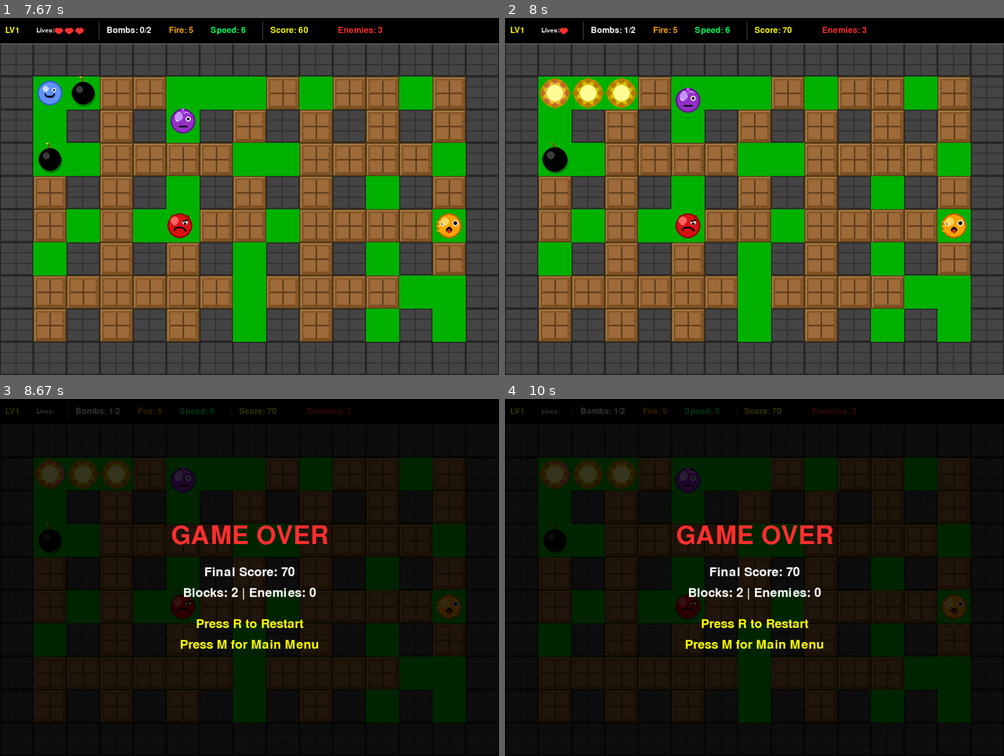
Above: before the commit, frames 1-4 (two rows, left to right).
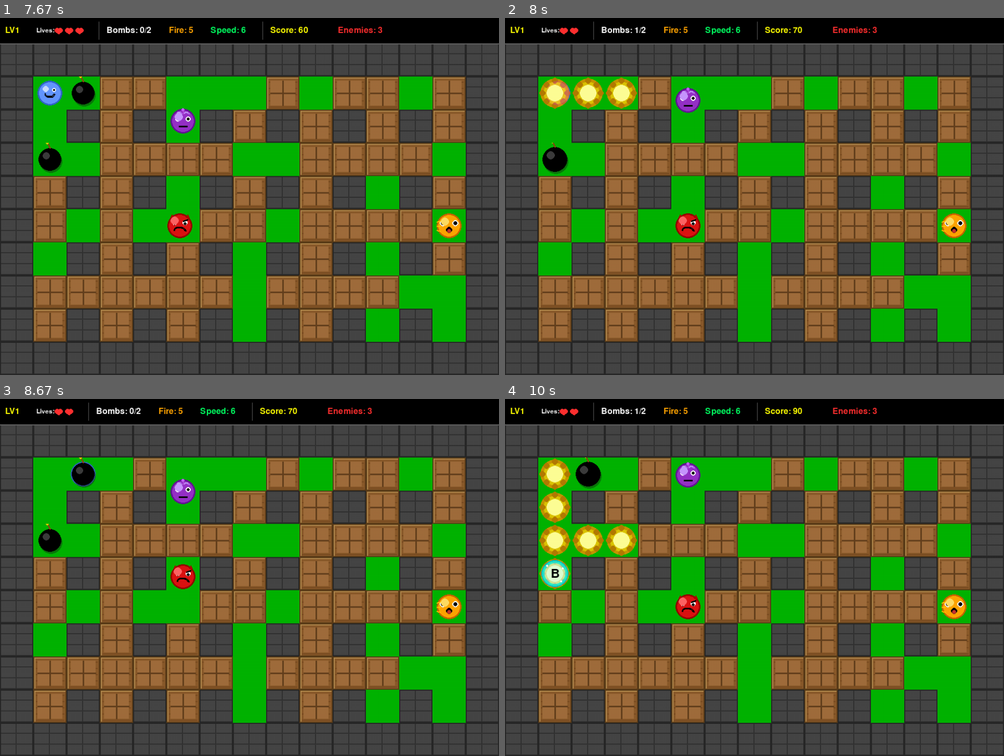
Above: after the commit, the same moments.

Repository: csorbakristof/learning_ai
Game: pygame game, started from PyGameDevTest1/main.py
The game is run twice, just before and just after one commit, with the same random seed, the same clock (stepped at 60 frames per second) and the same inputs.
Inputs:
- Up to frame 1 (7.67 s): tap Enter at 0.33, 1.17 s; hold Esc 0.67-1.13 s; hold Down 0.67-1.13 s; hold Down 1.5-1.97 s; tap Space at 1.57, 1.87, 2.07, 2.37, 2.5, 2.9, 3.2, 3.57, 3.97, 4.27, 4.47, 4.77, 4.97, 5.3, 5.6, 5.8, 6.1, 6.37, 6.7, 7, 7.13, 7.53 s; hold Left 2-2.4 s; tap F at 2.15, 3.65, 5.05, 6.45, 7.62 s; hold Up 2.43-2.8 s; tap S at 2.58, 4.05, 5.38, 6.78 s; hold Right 2.83-3.47 s; hold Down 3.5-3.87 s; hold Left 3.9-4.37 s; hold Right 4.4-4.87 s; hold Up 4.9-5.2 s; hold Right 5.23-5.7 s; hold Left 5.73-6.27 s; hold Down 6.3-6.6 s; hold Left 6.63-7.03 s; hold Up 7.07-7.43 s; hold Right from 7.47 s (still down)
- Up to frame 2 (8 s): keep holding Right; tap Space at 7.83 s
- Up to frame 3 (8.67 s): release Right at 8.1 s; hold Down 8.13-8.5 s; tap Space at 8.2 s; tap S at 8.28 s
- Up to frame 4 (10 s): no input

Frame 1 is identical in both runs. In frame 2, 0.7% of the frame differs, in the area x 7-75%, y 0-25%; in frame 3, 93%; in frame 4, 93%, in the area x 0-100%, y 0-100%.

Commit message:
Invulnerability after death added.

Diff:
--- a/PyGameDevTest1/main.py
+++ b/PyGameDevTest1/main.py
@@ -224,6 +224,11 @@
         player.bombs_available = player.max_bombs  # Reset available bombs
         player.bomb_range = previous_player_stats.get('bomb_range', INITIAL_BOMB_RANGE)
         player.speed = previous_player_stats.get('speed', PLAYER_SPEED)
+
+    # Add invulnerability tracking for player
+    player.invulnerable = False
+    player.invulnerable_until = 0
+    player.last_hit_time = 0
 
     # Spawn enemies with level-specific speed multiplier
     spawn_enemies(level_config.num_enemies, walls, soft_blocks, bombs, player, enemies,
@@ -410,7 +415,25 @@
             screen.fill(BLACK)  # Fill entire screen with black
             game_area = pygame.Rect(0, HEADER_HEIGHT, SCREEN_WIDTH, GAME_AREA_HEIGHT)
             pygame.draw.rect(screen, GREEN, game_area)  # Game field background
+
+            # Apply invulnerability visual effect (flashing) even when paused
+            if game_state:
+                player = game_state['player']
+                if player.invulnerable:
+                    flash_cycle = (pygame.time.get_ticks() // 100) % 4
+                    if flash_cycle < 2:
+                        player.image.set_alpha(100)
+                    else:
+                        player.image.set_alpha(255)
+                else:
+                    player.image.set_alpha(255)
+
             game_state['all_sprites'].draw(screen)
+
+            # Restore alpha after drawing
+            if game_state and game_state['player'].invulnerable:
+                game_state['player'].image.set_alpha(255)
+
             draw_hud(screen, game_state['player'], game_state['score'],
                     len(game_state['enemies']), current_level)
 
@@ -507,14 +530,24 @@
                         game_state['score'] += 100  # 100 points per enemy
 
                 # Check collision between player and explosions
-                explosion_hits = pygame.sprite.spritecollide(game_state['player'], game_state['explosions'], False)
-                if explosion_hits:
-                    game_state['player'].lives -= 1
-                    if game_state['player'].lives <= 0:
+                player = game_state['player']
+                current_time = pygame.time.get_ticks()
+
+                # Update invulnerability status
+                if player.invulnerable and current_time >= player.invulnerable_until:
+                    player.invulnerable = False
+
+                explosion_hits = pygame.sprite.spritecollide(player, game_state['explosions'], False)
+                if explosion_hits and not player.invulnerable:
+                    player.lives -= 1
+                    player.invulnerable = True
+                    player.invulnerable_until = current_time + 2000  # 2 seconds invulnerability
+                    player.last_hit_time = current_time
+
+                    if player.lives <= 0:
                         game_state['game_over'] = True
                     else:
                         # Respawn player at starting position
-                        player = game_state['player']
                         player.rect.x = 1 * TILE_SIZE
                         player.rect.y = 1 * TILE_SIZE + HEADER_HEIGHT
                         player.grid_x = 1
@@ -524,14 +557,17 @@
                         player.moving = False
 
                 # Check collision between player and enemies
-                enemy_hits = pygame.sprite.spritecollide(game_state['player'], game_state['enemies'], False)
-                if enemy_hits:
-                    game_state['player'].lives -= 1
-                    if game_state['player'].lives <= 0:
+                enemy_hits = pygame.sprite.spritecollide(player, game_state['enemies'], False)
+                if enemy_hits and not player.invulnerable:
+                    player.lives -= 1
+                    player.invulnerable = True
+                    player.invulnerable_until = current_time + 2000  # 2 seconds invulnerability
+                    player.last_hit_time = current_time
+
+                    if player.lives <= 0:
                         game_state['game_over'] = True
                     else:
                         # Respawn player at starting position
-                        player = game_state['player']
                         player.rect.x = 1 * TILE_SIZE
                         player.rect.y = 1 * TILE_SIZE + HEADER_HEIGHT
                         player.grid_x = 1
@@ -567,7 +603,25 @@
             screen.fill(BLACK)  # Fill entire screen with black
             game_area = pygame.Rect(0, HEADER_HEIGHT, SCREEN_WIDTH, GAME_AREA_HEIGHT)
             pygame.draw.rect(screen, GREEN, game_area)  # Game field background (grass)
+
+            # Apply invulnerability visual effect (flashing)
+            player = game_state['player']
+            original_alpha = 255
+            if player.invulnerable:
+                # Flash effect - make player semi-transparent during invulnerability
+                flash_cycle = (pygame.time.get_ticks() // 100) % 4  # Flash every 100ms
+                if flash_cycle < 2:  # Half the time visible, half transparent
+                    player.image.set_alpha(100)  # Semi-transparent
+                else:
+                    player.image.set_alpha(255)  # Fully visible
+            else:
+                player.image.set_alpha(255)  # Fully visible
+
             game_state['all_sprites'].draw(screen)
+
+            # Restore alpha after drawing
+            if player.invulnerable:
+                player.image.set_alpha(255)
 
             # Draw enhanced HUD
             draw_hud(screen, game_state['player'], game_state['score'],
Not shown, changed: PyGameDevTest1/WhereWeAre.md
Not shown, changed: PyGameDevTest1/prompts.md
Not shown, changed: PyGameDevTest1/task.md
